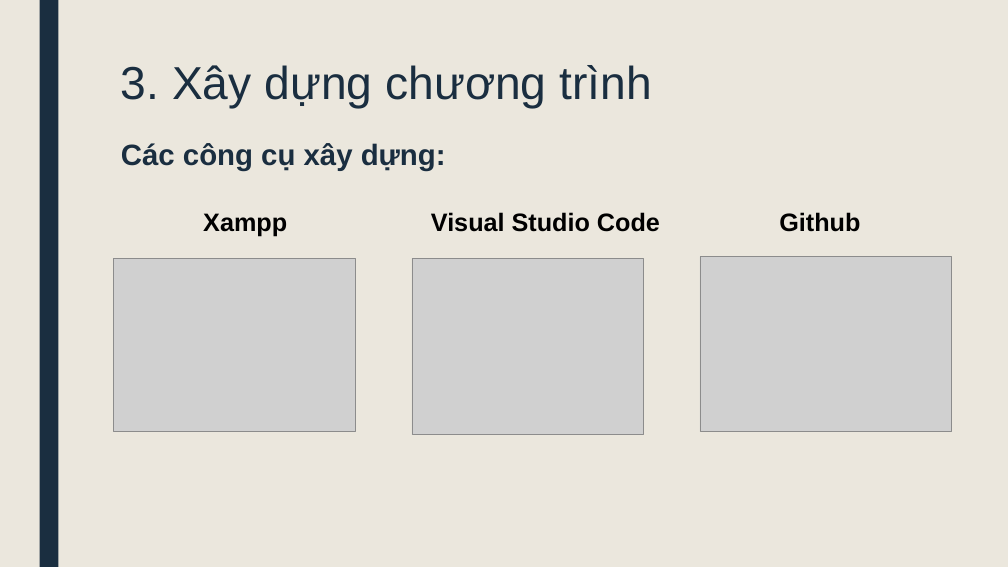
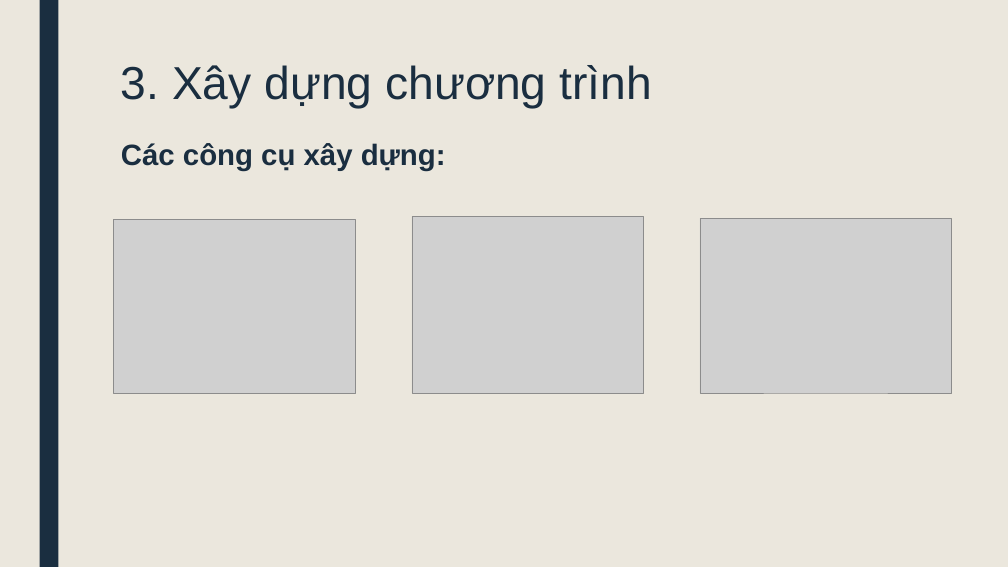
Before and after one commit to khuyen123/DoAnTotNghiep, a slide deck: slide 8 of Word/PhamKhuyen_Slide.pptx. Drawn at 1008x567 pixels with LibreOffice and Linux fonts; fonts in the diff are those of the drawing; grey boxes stand for pictures. Boxes give left, top, right and bottom in pixels: in the first picture for what was removed or moved away, otherwise in the second. Text is boxed around its words. In the diff, an @@ line names an element or a change of style, - is before the commit and + after.

```diff
--- a/Word/PhamKhuyen_Slide.pptx
+++ b/Word/PhamKhuyen_Slide.pptx
@@ picture: place and size @@
-picture at [113,259,355,432]
+picture at [113,220,355,393]
@@ text removed at [203,213,287,236] @@
-Xampp
@@ picture: place and size @@
-picture at [412,259,644,436]
+picture at [412,216,644,393]
@@ text removed at [431,212,660,232] @@
-Visual Studio Code
@@ picture: place and size @@
-picture at [700,256,951,431]
+picture at [700,218,951,392]
@@ text removed at [779,212,860,232] @@
-Github
```
Also in this commit, not shown: 7 other slides changed, 2 slides added, 2 slides removed, 20 other files.
